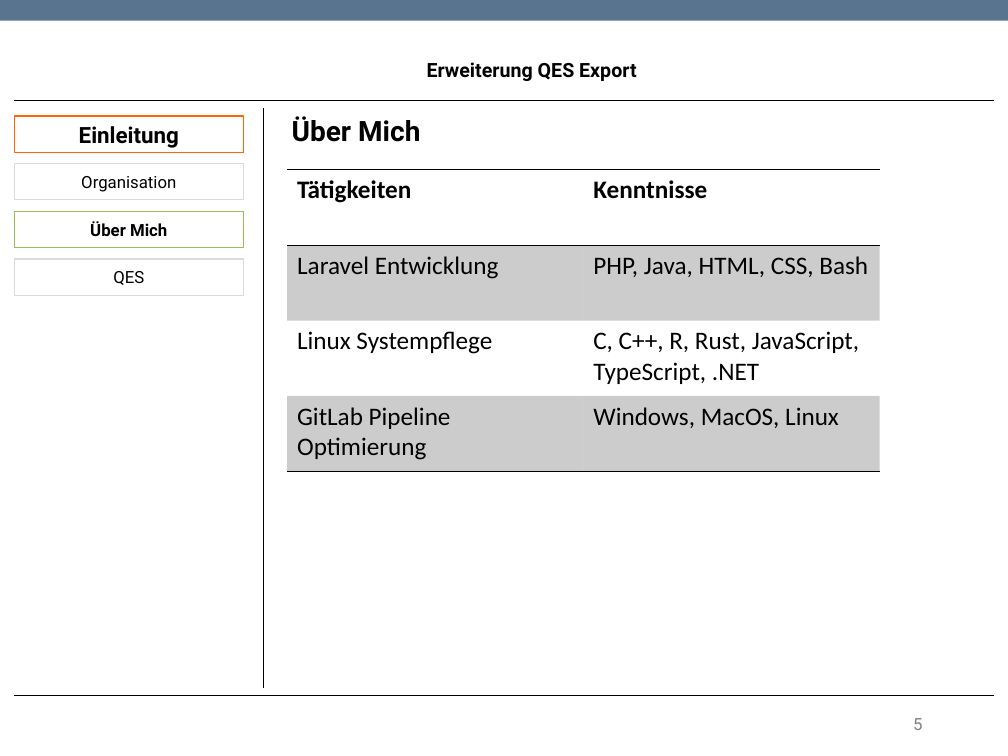
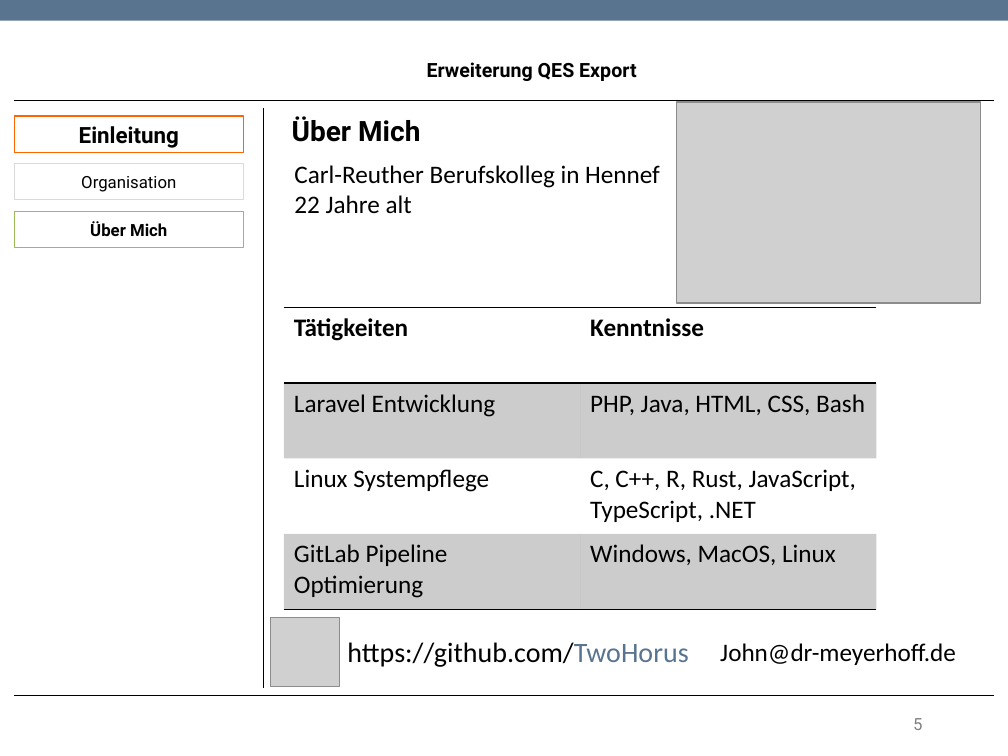
Before and after one commit to TwoHorus/dbExelExportLaravel, a slide deck: slide 5 of DOC/Fachgespraech.pptx. Drawn at 1008x756 pixels with LibreOffice and Linux fonts; fonts in the diff are those of the drawing; grey boxes stand for pictures; background and template pictures are left out. Boxes give left, top, right and bottom in pixels: in the first picture for what was removed or moved away, otherwise in the second. Text is boxed around its words. In the diff, an @@ line names an element or a change of style, - is before the commit and + after.

```diff
--- a/DOC/Fachgespraech.pptx
+++ b/DOC/Fachgespraech.pptx
@@ picture added at [676, 102, 980, 302] @@
@@ text added at [294, 165, 660, 213], 18 pt, text #000000 @@
+Carl-Reuther Berufskolleg in Hennef
+22 Jahre alt
@@ rectangle removed at [14, 259, 244, 295] @@
-QES
@@ table: place and size @@
-table at [287, 169, 880, 471]
+table at [284, 307, 877, 609]
@@ picture added at [270, 618, 339, 686] @@
@@ text added at [347, 642, 688, 667], 20 pt, text #000000 @@
+https://github.com/TwoHorus
@@ text added at [720, 643, 956, 665], 18 pt, text #000000 @@
+John@dr-meyerhoff.de
```
Also in this commit, not shown: 2 other slides changed, 2 slides added.
